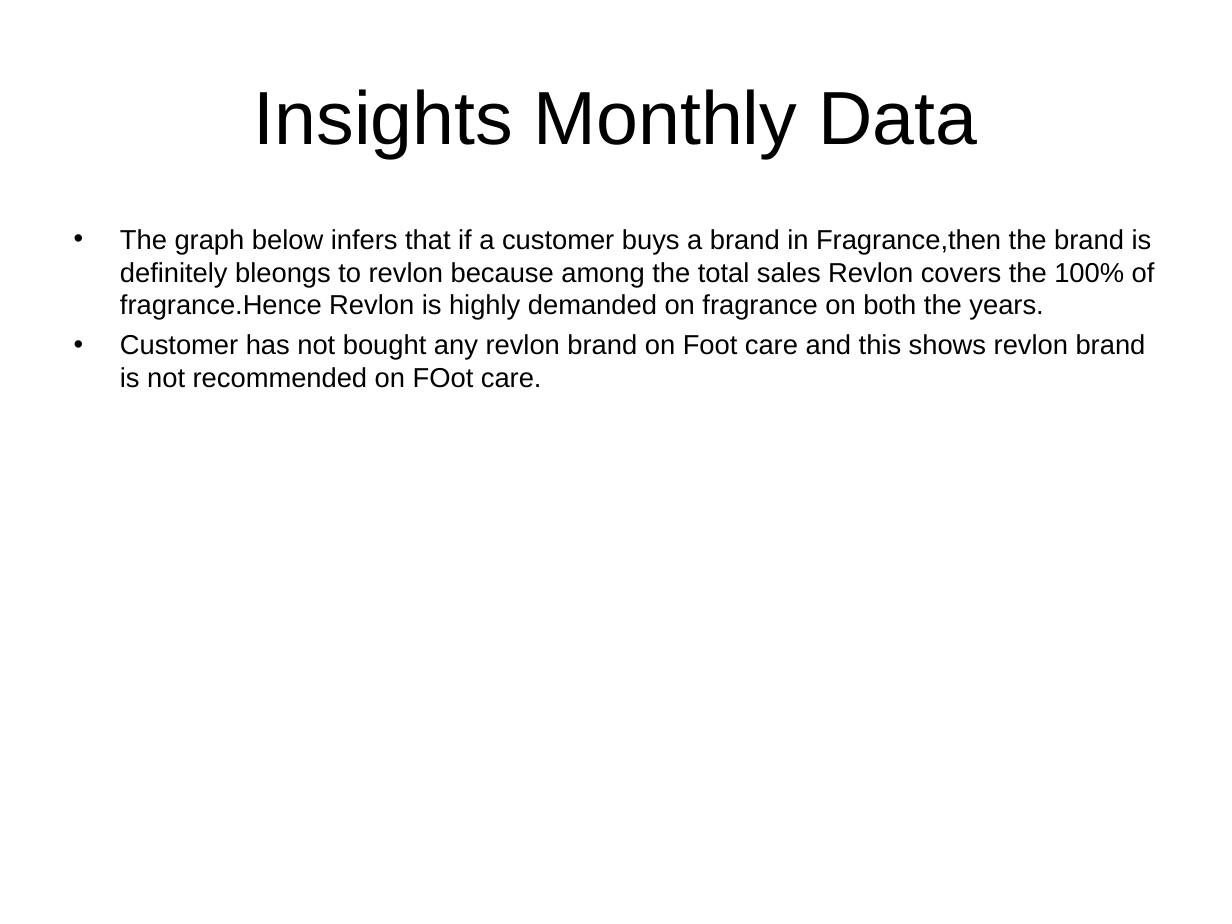
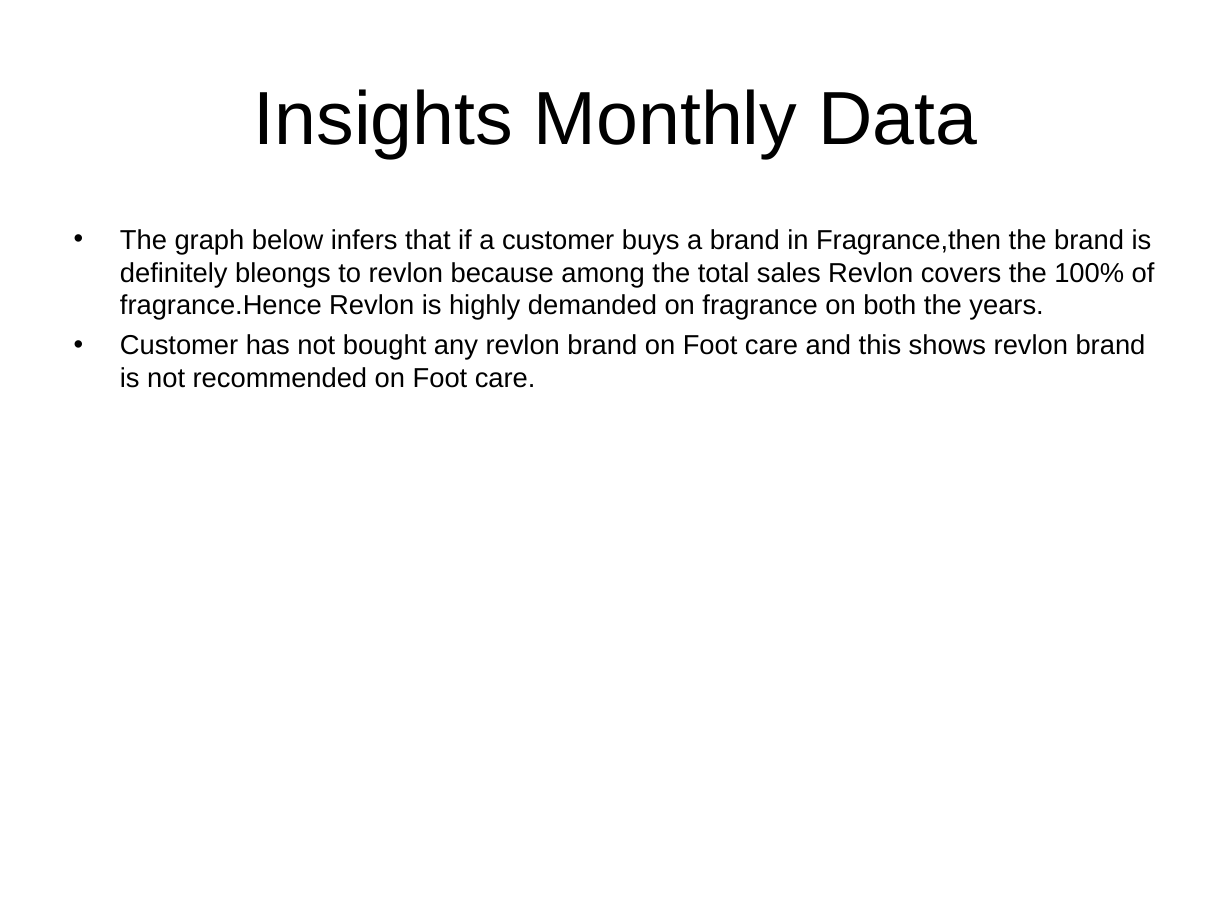
Before and after one commit to Aparna-Psiog/IMPACT_ASSIGNMENT, a slide deck: slide 4 of Data Analytics/Data Analytics PPT.ppt. Drawn at 1232x924 pixels with LibreOffice and Linux fonts; fonts in the diff are those of the drawing. Boxes give left, top, right and bottom in pixels: in the first picture for what was removed or moved away, otherwise in the second. Text is boxed around its words. In the diff, an @@ line names an element or a change of style, - is before the commit and + after.

```diff
--- a/Data Analytics/Data Analytics PPT.ppt
+++ b/Data Analytics/Data Analytics PPT.ppt
@@ text at box(120, 334, 1146, 388): text changed @@
-• Customer has not bought any revlon brand on Foot care and this shows revlon brand is not recommended on FOot care.
+• Customer has not bought any revlon brand on Foot care and this shows revlon brand is not recommended on Foot care.
```
